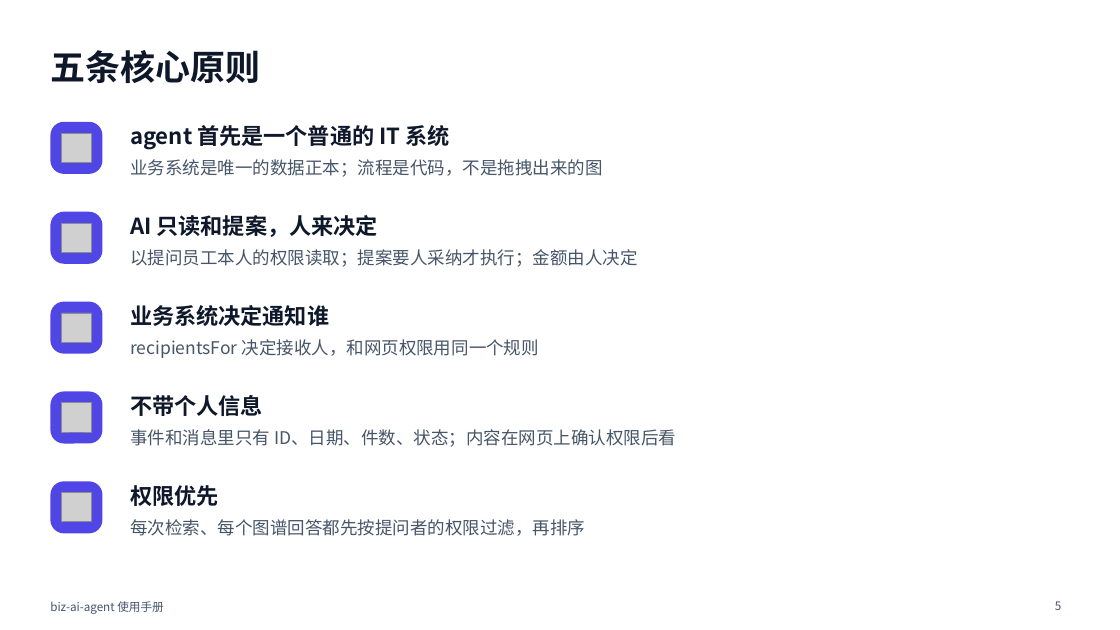
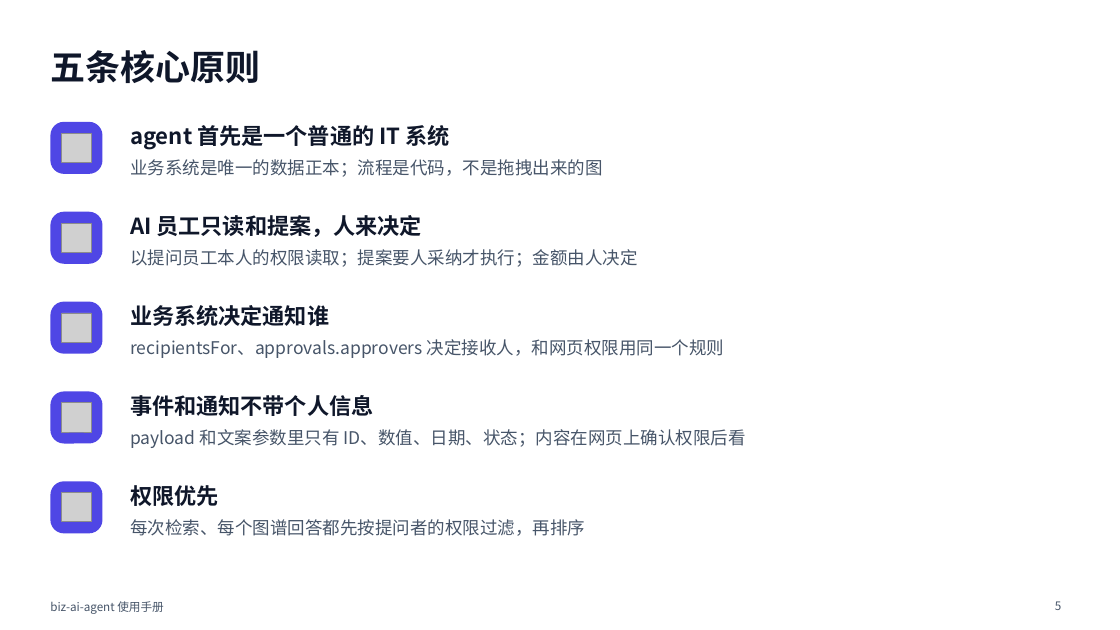
Before and after one commit to ITC-cloud-soft/biz-ai-agent, a slide deck: slide 5 of docs/MANUAL.pptx. Drawn at 1120x630 pixels with LibreOffice and Linux fonts; fonts in the diff are those of the drawing; grey boxes stand for pictures. Boxes give left, top, right and bottom in pixels: in the first picture for what was removed or moved away, otherwise in the second. Text is boxed around its words. In the diff, an @@ line names an element or a change of style, - is before the commit and + after.

```diff
--- a/docs/MANUAL.pptx
+++ b/docs/MANUAL.pptx
@@ text at <box>130,215,422,237</box>: text changed @@
-AI 只读和提案，人来决定
+AI 员工只读和提案，人来决定
@@ text at <box>130,339,724,358</box>: text changed @@
-recipientsFor 决定接收人，和网页权限用同一个规则
+recipientsFor、approvals.approvers 决定接收人，和网页权限用同一个规则
@@ text at <box>130,395,373,416</box>: text changed @@
-不带个人信息
+事件和通知不带个人信息
@@ text at <box>130,429,746,448</box>: text changed @@
-事件和消息里只有 ID、日期、件数、状态；内容在网页上确认权限后看
+payload 和文案参数里只有 ID、数值、日期、状态；内容在网页上确认权限后看
```
Also in this commit, not shown: 26 other slides changed.
